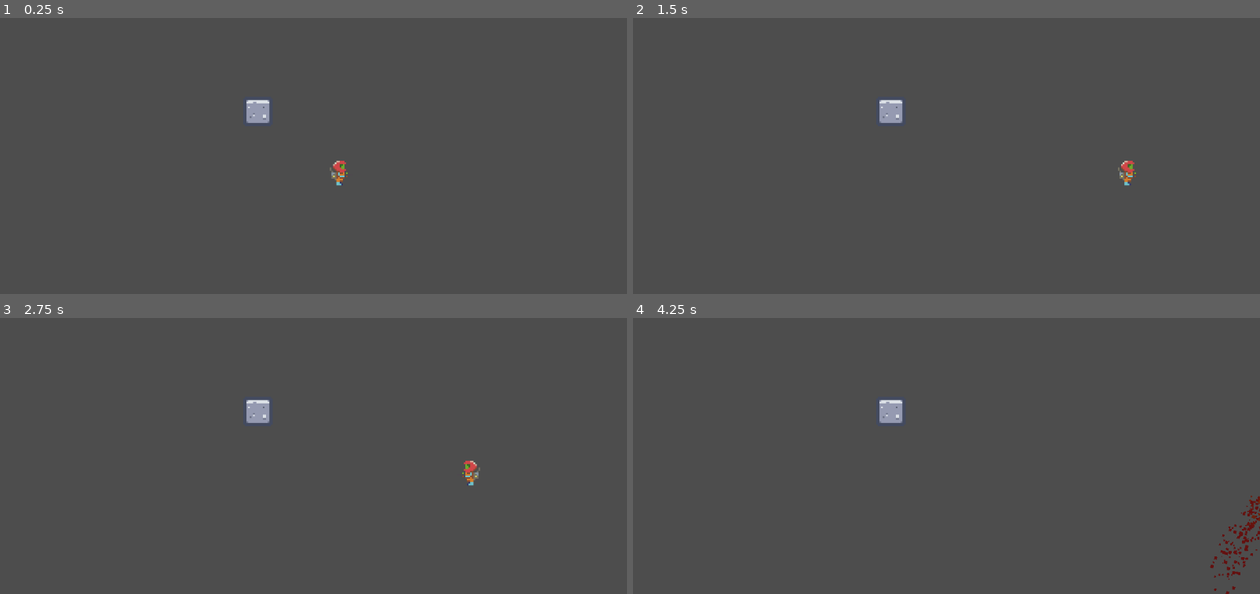
Above: before the commit, frames 1-4 (two rows, left to right).
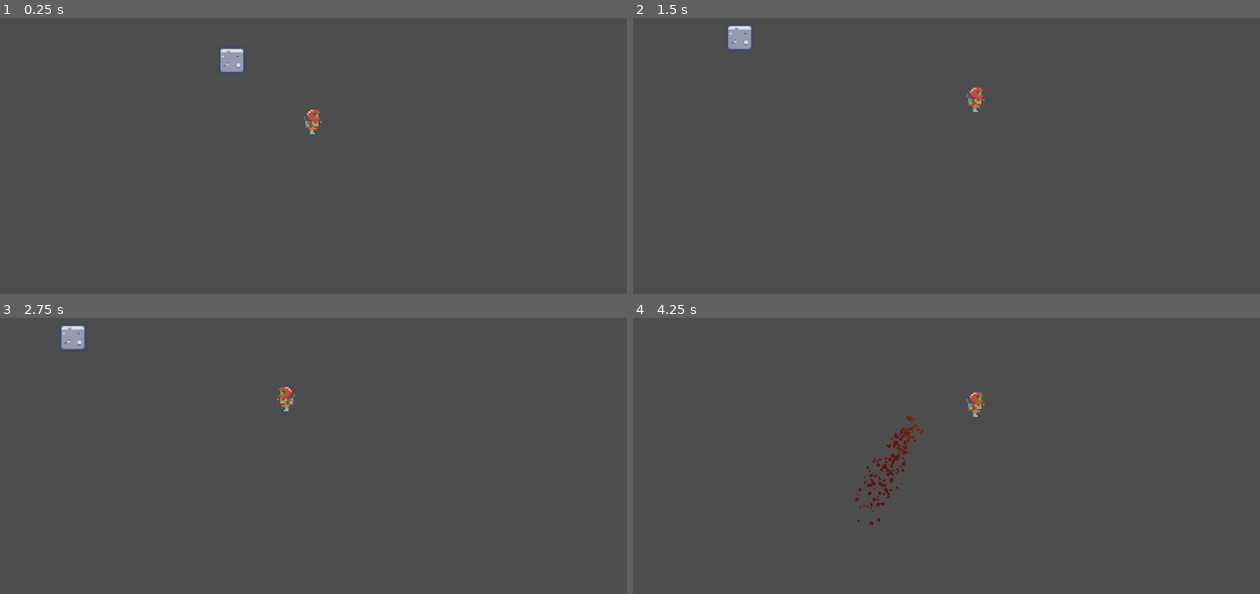
Above: after the commit, the same moments.

Repository: Kerwanc/TrantorIgniation
Game: Godot game, scene res://scenes/game.tscn
Same seed, same stepped clock (60 frames per second), same inputs: the game is played once before the commit and once after it.
Inputs:
- Up to frame 1 (0.25 s): no input
- Up to frame 2 (1.5 s): tap Enter (ui_accept) at 0.5, 0.77 s; hold Right (ui_right) from 0.53 s (still down)
- Up to frame 3 (2.75 s): tap Enter (ui_accept) at 1.52 s; release Right (ui_right) at 2.03 s; hold Left (ui_left) from 2.03 s (still down)
- Up to frame 4 (4.25 s): release Left (ui_left) at 2.78 s; hold Right (ui_right) from 2.78 s (still down); tap Enter (ui_accept) at 3.02, 3.77 s

The runs differ from the first frame. In frame 1, 0.9% of the frame differs, in the area x 35-56%, y 11-61%; in frame 2, 1.0%; in frame 3, 1.0%; in frame 4, 1.3%, in the area x 35-100%, y 26-100%.

Commit message:
feat(player): updating jump power

Diff:
--- a/scenes/player.gd
+++ b/scenes/player.gd
@@ -2,8 +2,8 @@
 
 const SPEED = 100.0
 const MIN_JUMP_POWER = -100.0
-const MAX_JUMP_POWER = -1000.0
-const CHARGE_RATE = 700.0
+const MAX_JUMP_POWER = -700.0
+const CHARGE_RATE = 600.0
 
 var jump_charge = 0.0
 var jump_used = false
--- a/scenes/player.tscn
+++ b/scenes/player.tscn
@@ -103,6 +103,8 @@
 amount = 500
 lifetime = 0.4
 one_shot = true
+emission_shape = 1
+emission_sphere_radius = 1.0
 particle_flag_align_y = true
 direction = Vector2(-1, 0)
 spread = 30.0
@@ -112,3 +114,7 @@
 scale_amount_max = 2.0
 color = Color(0.5482341, 0.56586486, 0.52507347, 1)
 color_ramp = SubResource("Gradient_g2els")
+
+[node name="Camera2D" type="Camera2D" parent="." unique_id=71976776]
+zoom = Vector2(3, 3)
+position_smoothing_enabled = true
